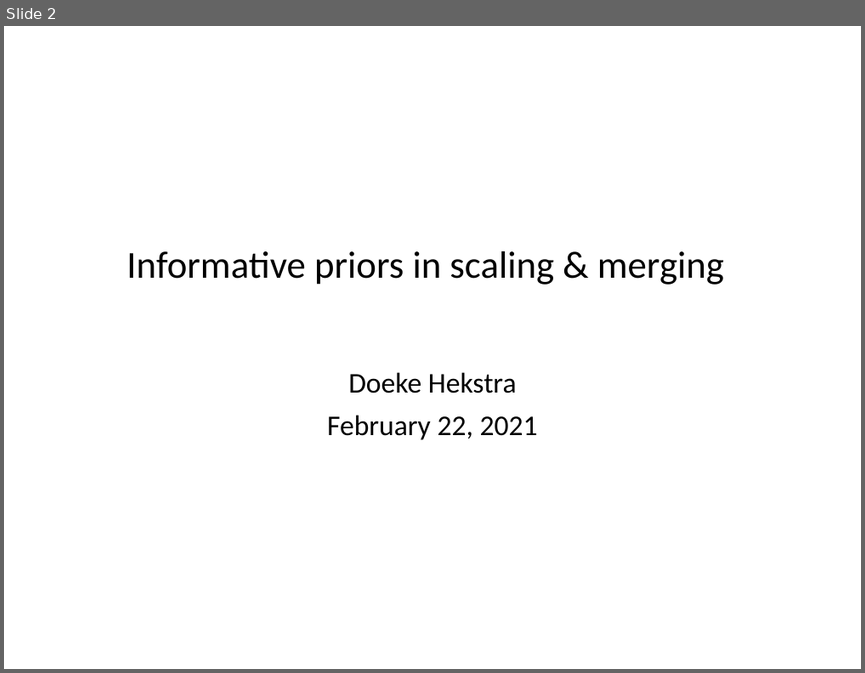
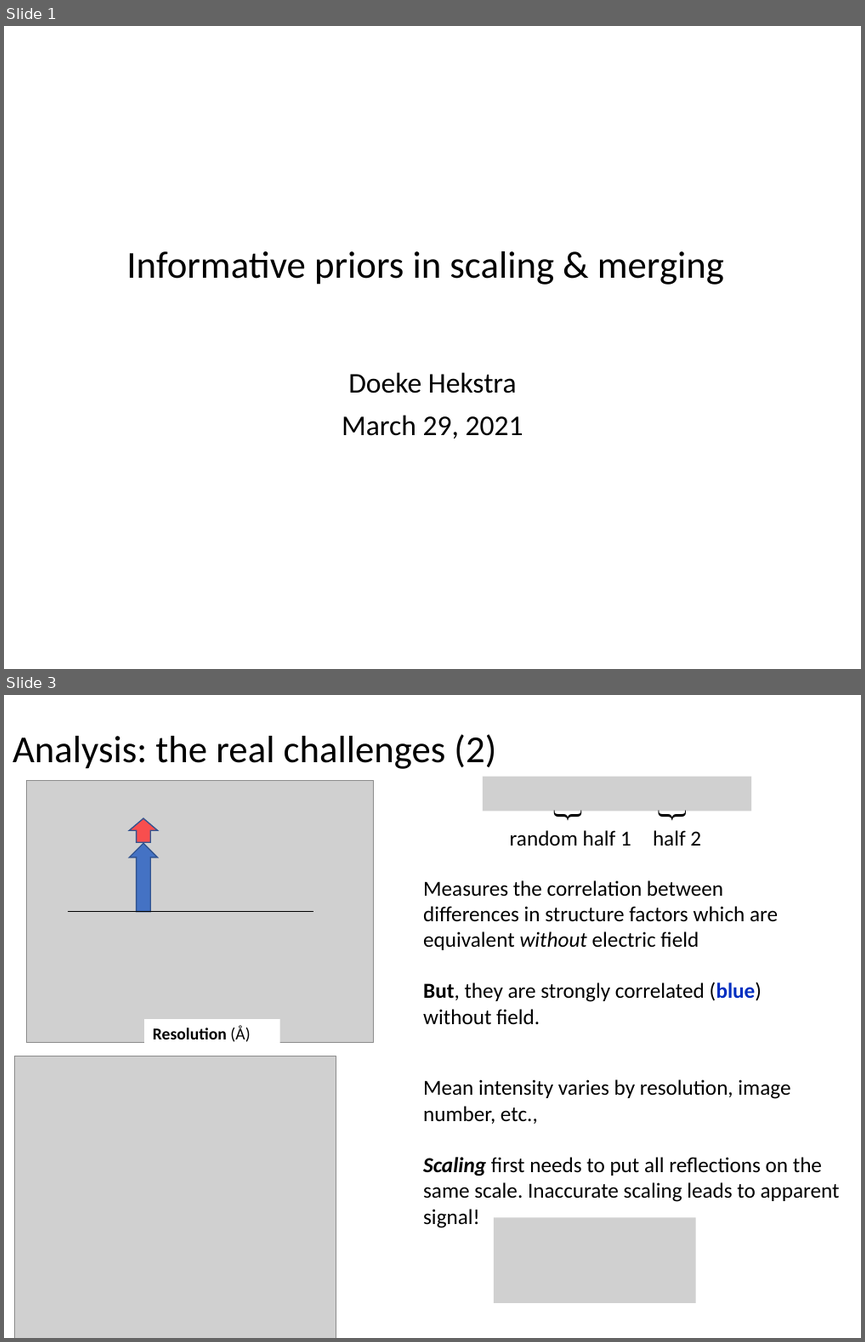
Before and after one commit to Hekstra-Lab/dw, a slide deck: Summary_of_findings_DH_20210218.pptx. Shown one above the other, each under a label of ours: slide 2 before the commit, slides 1 and 3 after it; the slides between them are not shown. The pictures are 865x673 and 865x1342 pixels, drawn with LibreOffice and Linux fonts; fonts in the diff are those of the drawing; grey boxes stand for pictures. Boxes give left, top, right and bottom in pixels: in the first picture for what was removed or moved away, otherwise in the second. Text is boxed around its words. In the diff, an @@ line names an element or a change of style, - is before the commit and + after.

```diff
--- a/Summary_of_findings_DH_20210218.pptx
+++ b/Summary_of_findings_DH_20210218.pptx
@@ slide 3 added at <box>4,695,861,1338</box>, background #FFFFFF @@
@@ title added at <box>12,734,496,769</box>, 32 pt, text #000000 @@
+Analysis: the real challenges (2)
@@ picture added at <box>27,781,374,1042</box> @@
@@ picture added at <box>482,777,751,811</box> @@
@@ down arrow added at <box>129,818,157,842</box>, fill #F84E4E, outline #325491 1 pt @@
@@ text added at <box>547,806,596,817</box>, 28 pt, text #000000 @@
+}
@@ text added at <box>652,806,700,817</box>, 28 pt, text #000000 @@
+}
@@ down arrow added at <box>129,843,157,912</box>, fill #4472C4, outline #325491 1 pt @@
@@ text added at <box>510,830,631,845</box>, 18 pt, text #000000 @@
+random half 1
@@ text added at <box>653,830,701,846</box>, 18 pt, text #000000 @@
+half 2
@@ text added at <box>423,880,778,1024</box>, 18 pt, text #000000 @@
+Measures the correlation between differences in structure factors which are equivalent without electric field
+But, they are strongly correlated (blue) without field.
@@ line added from (69, 912) to (314, 912), #000000 0.5 pt @@
@@ rectangle added at <box>144,1019,280,1048</box>, fill #FFFFFF, 14 pt, text #000000, bold @@
+Resolution (Å)
@@ picture added at <box>14,1055,336,1338</box> @@
@@ text added at <box>423,1079,840,1228</box>, 18 pt, text #000000 @@
+Mean intensity varies by resolution, image number, etc.,
+Scaling first needs to put all reflections on the same scale. Inaccurate scaling leads to apparent signal!
@@ picture added at <box>494,1218,695,1304</box> @@
@@ what was slide 2 is now slide 1 @@
@@ slide 1 changed as well @@
@@ subtitle at <box>341,414,523,438</box>: text changed @@
-February 22, 2021
+March 29, 2021
```
Also in this commit, not shown: 17 other slides changed, 48 other slides added, 7 slides removed, 15 other files.
